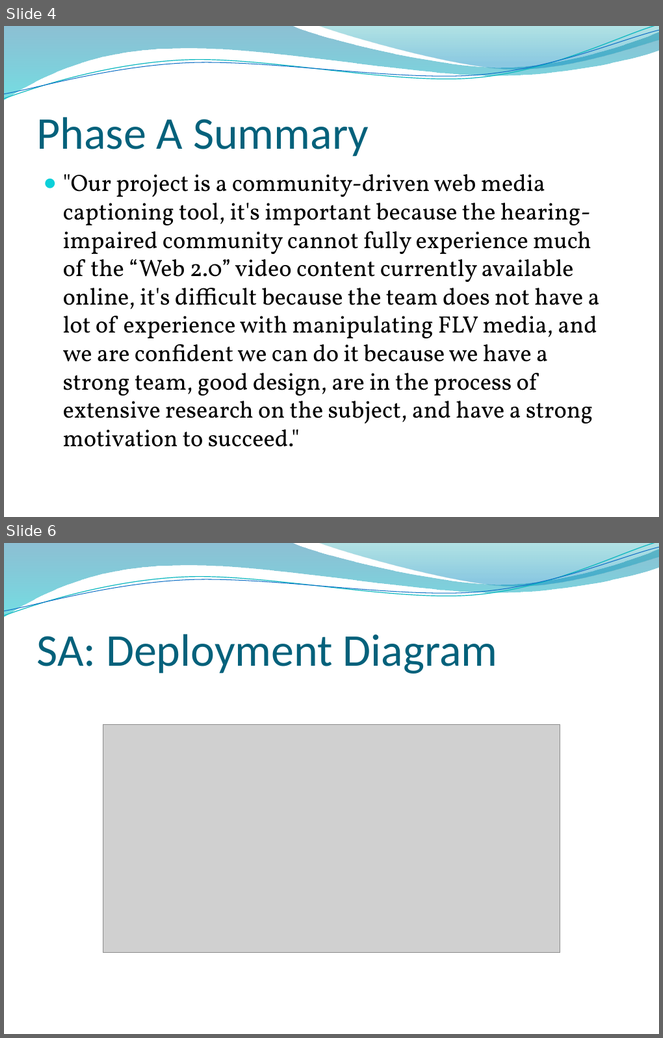
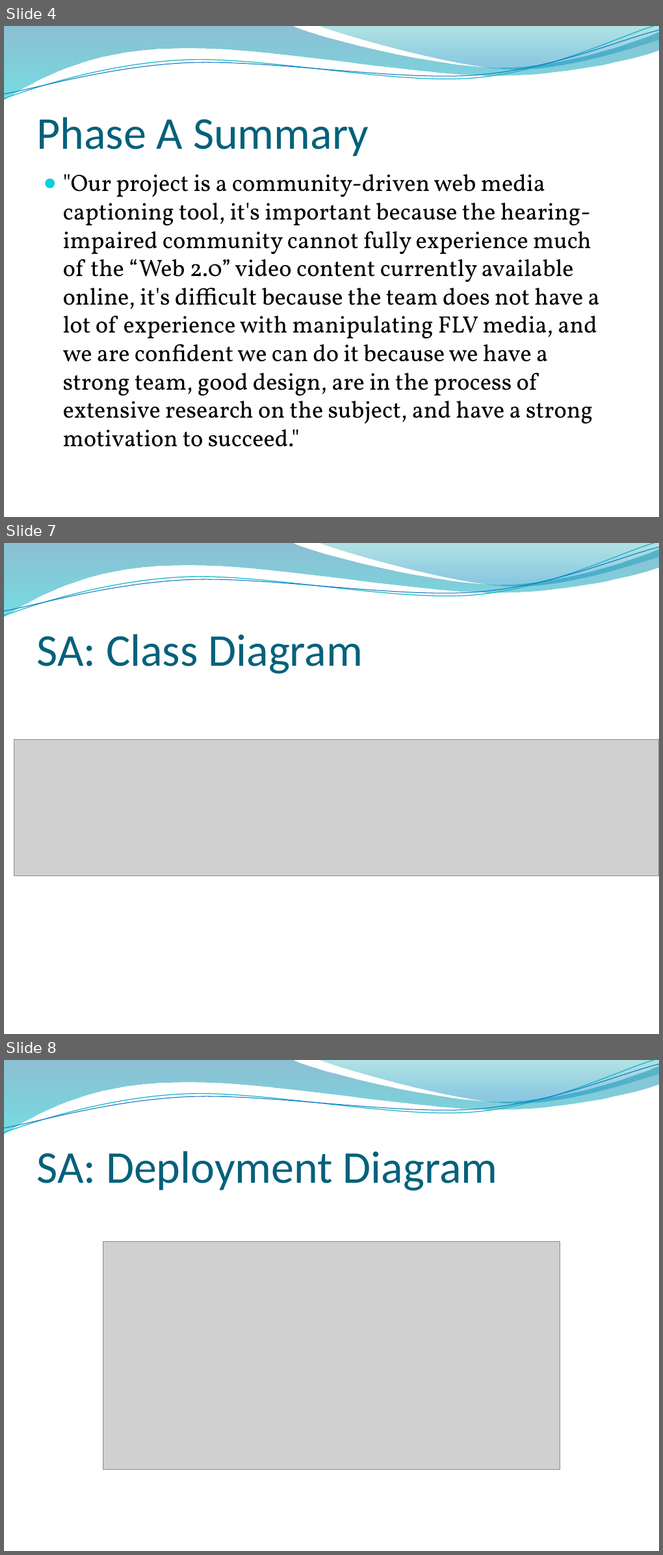
Before and after one commit to ProjPossibility/pp-community-captioner, a slide deck: CC.pptx. Shown one above the other, each under a label of ours: slides 4 and 6 before the commit, slides 4, 7 and 8 after it; the slides between them are not shown. The pictures are 663x1038 and 663x1555 pixels, drawn with LibreOffice and Linux fonts; fonts in the diff are those of the drawing; grey boxes stand for pictures; background and template pictures are left out. Boxes give left, top, right and bottom in pixels: in the first picture for what was removed or moved away, otherwise in the second. Text is boxed around its words. In the diff, an @@ line names an element or a change of style, - is before the commit and + after.

```diff
--- a/CC.pptx
+++ b/CC.pptx
@@ slide 7 added at [4, 543, 659, 1034], background picture (left out); not listed: 4 template elements that a slide beside it also shows @@
@@ title added at [36, 634, 363, 674], 50 pt, text #04617B @@
+SA: Class Diagram
@@ picture added at [14, 739, 659, 876] @@
@@ what was slide 6 is now slide 8 @@
```
Also in this commit, not shown: 1 slide changed, 2 other slides added.
